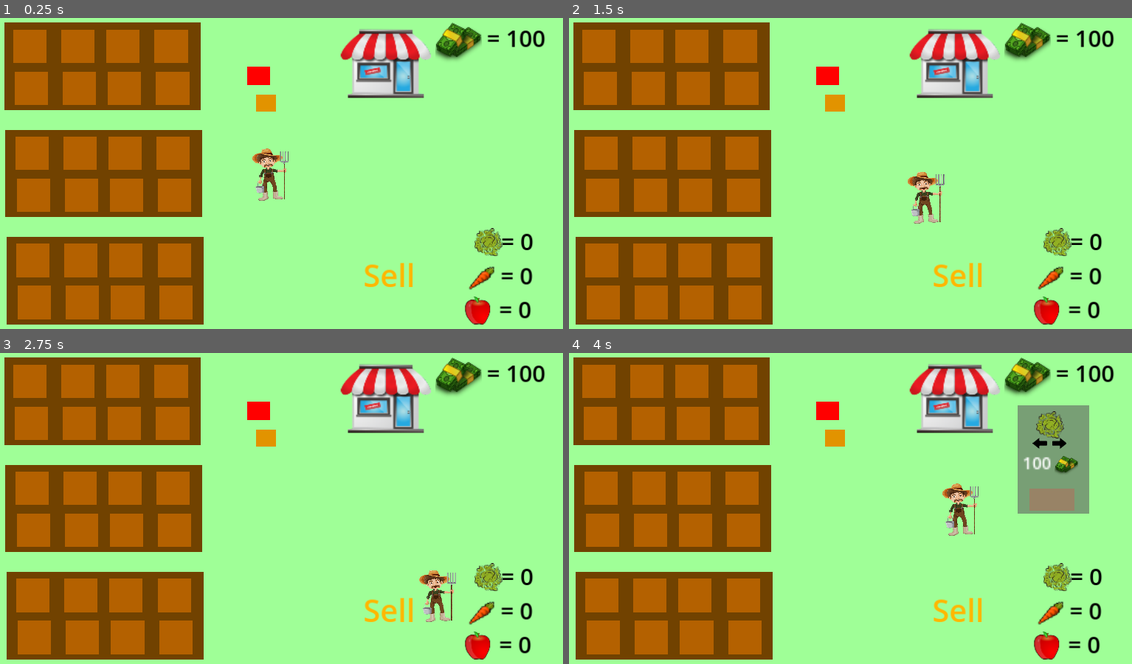
Above: before the commit, frames 1-4 (two rows, left to right).
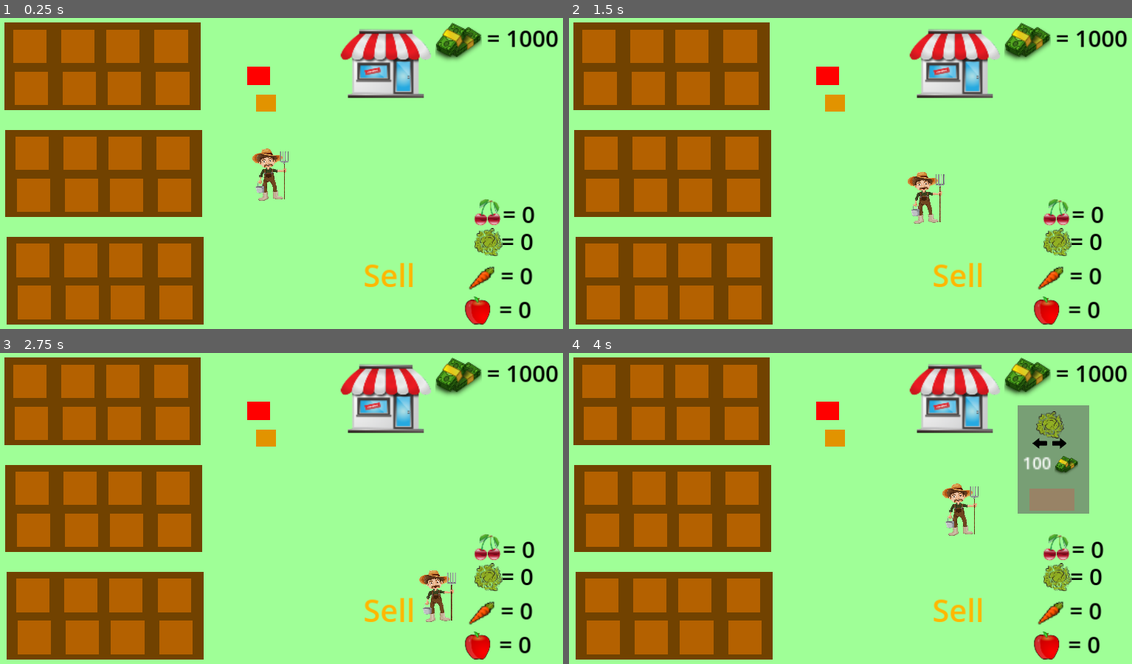
Above: after the commit, the same moments.

Repository: mirgakh/Catalyst-Toy
Game: Godot game, scene res://scenes/main.tscn
Same seed, same stepped clock (60 frames per second), same inputs: the game is played once before the commit and once after it.
Inputs (mouse positions are in pixels of both pictures, inside the frame that each line leads up to):
- Up to frame 1 (0.25 s): no input
- Up to frame 2 (1.5 s): tap Enter at 0.5 s; move the mouse to (597, 45) at 0.52 s; hold D (right) 0.53-1.28 s; click (597, 45) at 0.6 s; move the mouse to (602, 89) at 1.27 s; hold S (down) from 1.28 s (still down); click (602, 89) at 1.35 s
- Up to frame 3 (2.75 s): move the mouse to (78, 380) at 2.02 s; release S (down) at 2.03 s; hold D (right) from 2.03 s (still down); click (78, 380) at 2.1 s
- Up to frame 4 (4 s): move the mouse to (647, 424) at 2.77 s; release D (right) at 2.78 s; hold W (up) 2.78-3.53 s; click (647, 424) at 2.85 s; move the mouse to (692, 380) at 3.52 s; hold A (left) from 3.53 s (still down); click (692, 380) at 3.6 s

The runs differ from the first frame. In frame 1, 0.4% of the frame differs, in the area x 84-100%, y 4-67%; in frame 2, 0.4%; in frame 3, 0.4%; in frame 4, 0.4%.

Commit message:
cherries

Diff:
--- /dev/null
+++ b/project/scenes/cherry_seed.tscn
@@ -0,0 +1,27 @@
+[gd_scene load_steps=5 format=3 uid="uid://0nk338vua7ni"]
+
+[ext_resource type="Script" path="res://scripts/cherry_seed.gd" id="1_daw2v"]
+
+[sub_resource type="Gradient" id="Gradient_h4jhf"]
+offsets = PackedFloat32Array(0)
+colors = PackedColorArray(0.964706, 0.137255, 0.290196, 1)
+
+[sub_resource type="GradientTexture1D" id="GradientTexture1D_jky26"]
+gradient = SubResource("Gradient_h4jhf")
+
+[sub_resource type="RectangleShape2D" id="RectangleShape2D_ftd77"]
+size = Vector2(40, 34)
+
+[node name="cherry_seed" type="StaticBody2D"]
+script = ExtResource("1_daw2v")
+
+[node name="Sprite2D" type="Sprite2D" parent="."]
+scale = Vector2(0.15625, 33.75)
+texture = SubResource("GradientTexture1D_jky26")
+
+[node name="Area2D" type="Area2D" parent="."]
+
+[node name="CollisionShape2D" type="CollisionShape2D" parent="Area2D"]
+shape = SubResource("RectangleShape2D_ftd77")
+
+[connection signal="input_event" from="Area2D" to="." method="_on_area_2d_input_event"]
--- a/project/scenes/growing_zone.tscn
+++ b/project/scenes/growing_zone.tscn
@@ -1,10 +1,11 @@
-[gd_scene load_steps=10 format=3 uid="uid://dac75o0vplr25"]
+[gd_scene load_steps=11 format=3 uid="uid://dac75o0vplr25"]
 
 [ext_resource type="Script" path="res://scripts/growing_zone.gd" id="1_htke1"]
 [ext_resource type="Texture2D" uid="uid://m5r6c3amx1h0" path="res://art/Empty.png" id="2_il7q0"]
 [ext_resource type="Texture2D" uid="uid://c0ct2r0qghy7t" path="res://art/pngegg (2).png" id="3_5uqts"]
 [ext_resource type="Texture2D" uid="uid://3oftii0hk3vv" path="res://art/Apple Free.png" id="3_v07cp"]
 [ext_resource type="Texture2D" uid="uid://dc2ahlufgnrd" path="res://art/Iceberg lettuce Vegetable Salad.png" id="5_lnh4e"]
+[ext_resource type="Texture2D" uid="uid://d3c2r6n2443y4" path="res://art/Cherry Fruit Cartoon.png" id="5_wuagf"]
 
 [sub_resource type="Gradient" id="Gradient_w5hoy"]
 offsets = PackedFloat32Array(0)
@@ -44,6 +45,14 @@
 }, {
 "frames": [{
 "duration": 1.0,
+"texture": ExtResource("5_wuagf")
+}],
+"loop": true,
+"name": &"cherry",
+"speed": 5.0
+}, {
+"frames": [{
+"duration": 1.0,
 "texture": ExtResource("5_lnh4e")
 }],
 "loop": true,
@@ -80,8 +89,12 @@
 [node name="lettuceTimer" type="Timer" parent="."]
 wait_time = 5.0
 
+[node name="cherryTimer" type="Timer" parent="."]
+wait_time = 5.0
+
 [connection signal="area_entered" from="Area2D" to="." method="_on_area_2d_area_entered"]
 [connection signal="input_event" from="Area2D" to="." method="_on_area_2d_input_event"]
 [connection signal="timeout" from="CarrotTimer" to="." method="_on_carrot_timer_timeout"]
 [connection signal="timeout" from="AppleTimer" to="." method="_on_apple_timer_timeout"]
 [connection signal="timeout" from="lettuceTimer" to="." method="_on_lettuce_timer_timeout"]
+[connection signal="timeout" from="cherryTimer" to="." method="_on_cherry_timer_timeout"]
--- a/project/scenes/main.tscn
+++ b/project/scenes/main.tscn
@@ -11,6 +11,7 @@
 [ext_resource type="Texture2D" uid="uid://dc2ahlufgnrd" path="res://art/Iceberg lettuce Vegetable Salad.png" id="7_4tomd"]
 [ext_resource type="PackedScene" uid="uid://cpd07w37t46ej" path="res://scenes/apple_seed.tscn" id="7_abxn8"]
 [ext_resource type="PackedScene" uid="uid://61cpg07mwmab" path="res://scenes/sell_zone.tscn" id="7_k3gdl"]
+[ext_resource type="Texture2D" uid="uid://d3c2r6n2443y4" path="res://art/Cherry Fruit Cartoon.png" id="7_x7ygr"]
 [ext_resource type="PackedScene" uid="uid://bfxaxsgtgoydn" path="res://scenes/shop.tscn" id="10_ea7so"]
 
 [sub_resource type="SpriteFrames" id="SpriteFrames_yppqt"]
@@ -38,6 +39,14 @@
 "loop": true,
 "name": &"apple",
 "speed": 0.0
+}, {
+"frames": [{
+"duration": 1.0,
+"texture": ExtResource("7_x7ygr")
+}],
+"loop": true,
+"name": &"cherry",
+"speed": 5.0
 }, {
 "frames": [{
 "duration": 1.0,
@@ -174,6 +183,21 @@
 sprite_frames = SubResource("SpriteFrames_yppqt")
 animation = &"lettuce"
 
+[node name="cherryText" type="RichTextLabel" parent="Display"]
+offset_left = 1030.0
+offset_top = 370.0
+offset_right = 1130.0
+offset_bottom = 436.0
+theme_override_colors/default_color = Color(0, 0, 0, 1)
+theme_override_font_sizes/normal_font_size = 45
+text = " = 0"
+
+[node name="cherryIcon" type="AnimatedSprite2D" parent="Display"]
+position = Vector2(1000, 398)
+scale = Vector2(1.57482, 1.55875)
+sprite_frames = SubResource("SpriteFrames_yppqt")
+animation = &"cherry"
+
 [node name="CoinText" type="RichTextLabel" parent="Display"]
 offset_left = 999.0
 offset_top = 26.0
--- a/project/scenes/shop.tscn
+++ b/project/scenes/shop.tscn
@@ -1,9 +1,10 @@
-[gd_scene load_steps=8 format=3 uid="uid://bfxaxsgtgoydn"]
+[gd_scene load_steps=9 format=3 uid="uid://bfxaxsgtgoydn"]
 
 [ext_resource type="Script" path="res://scripts/shop.gd" id="1_ahsaf"]
 [ext_resource type="Texture2D" uid="uid://cu7net8spupxg" path="res://art/Adobe Illustrator Tutorial Logo.png" id="2_6d2hq"]
 [ext_resource type="PackedScene" uid="uid://dgmkbdreonlkp" path="res://scenes/lettuce_seed.tscn" id="3_5cn8h"]
 [ext_resource type="PackedScene" uid="uid://cjwbgmh0x6c28" path="res://scenes/shopmenu.tscn" id="4_1v8ki"]
+[ext_resource type="PackedScene" uid="uid://0nk338vua7ni" path="res://scenes/cherry_seed.tscn" id="5_oirm5"]
 
 [sub_resource type="SpriteFrames" id="SpriteFrames_7mw06"]
 animations = [{
@@ -49,5 +50,9 @@
 visible = false
 position = Vector2(-154, 116)
 
+[node name="cherry_seed" parent="." instance=ExtResource("5_oirm5")]
+visible = false
+position = Vector2(-160, 109)
+
 [connection signal="body_entered" from="Area2D" to="." method="_on_area_2d_body_entered"]
 [connection signal="body_exited" from="Area2D" to="." method="_on_area_2d_body_exited"]
--- /dev/null
+++ b/project/scripts/cherry_seed.gd
@@ -0,0 +1,23 @@
+extends StaticBody2D
+
+var selected = false
+var seed_type = 4
+
+func _ready():
+	pass
+
+
+
+func _on_area_2d_input_event(viewport, event, shape_idx):
+	if Input.is_action_just_pressed("click"):
+		Global.plantSelected = seed_type
+		selected = true
+
+func _physics_process(delta):
+	if selected:
+		global_position = lerp(global_position, get_global_mouse_position(),25 * delta)
+
+func _input(event):
+	if event is InputEventMouseButton:
+		if event.button_index == MOUSE_BUTTON_LEFT and not event.pressed:
+			selected = false
--- a/project/scripts/global.gd
+++ b/project/scripts/global.gd
@@ -5,5 +5,6 @@
 var numofcarrots = 0
 var numofapples = 0
 var numoflettuce = 0
+var numofcherries = 0
 
-var coins = 100
+var coins = 1000
--- a/project/scripts/growing_zone.gd
+++ b/project/scripts/growing_zone.gd
@@ -23,6 +23,10 @@
 			plantGrowing = true
 			$lettuceTimer.start()
 			$plant.play("lettuce")
+		if plant == 4:
+			plantGrowing = true
+			$cherryTimer.start()
+			$plant.play("cherry")
 
 	else:
 		print("plant is already growing here")
@@ -42,6 +46,11 @@
 func _on_lettuce_timer_timeout():
 	var lettuce_plant = $plant
 	if lettuce_plant.frame == 0:
+		plant_grown = true
+
+func _on_cherry_timer_timeout():
+	var cherry_plant = $plant
+	if cherry_plant.frame == 0:
 		plant_grown = true
 
 
@@ -65,3 +74,9 @@
 				plantGrowing = false
 				plant_grown = false
 				$plant.play("None")
+
+			if plant == 4:
+				Global.numofcherries += 1
+				plantGrowing = false
+				plant_grown = false
+				$plant.play("None")
--- a/project/scripts/main.gd
+++ b/project/scripts/main.gd
@@ -5,4 +5,5 @@
 	$Display/CarrotText.text = ("= " + str(Global.numofcarrots))
 	$Display/appleText.text = ("= " + str(Global.numofapples))
 	$Display/lettuceText.text = ("= " + str(Global.numoflettuce))
+	$Display/cherryText.text = ("= " + str(Global.numofcherries))
 	$Display/CoinText.text = ("= " + str(Global.coins))
--- a/project/scripts/sell_zone.gd
+++ b/project/scripts/sell_zone.gd
@@ -6,17 +6,21 @@
 		var carrots = Global.numofcarrots
 		var apples = Global.numofapples
 		var lettuce = Global.numoflettuce
+		var cherries = Global.numofcherries
 		var coins = Global.coins
 
 		coins += carrots * 5
 		coins += apples * 8
 		coins += lettuce * 10
+		coins += cherries * 15
 
 		carrots = 0
 		apples = 0
 		lettuce = 0
+		cherries = 0
 
 		Global.coins = coins
 		Global.numofcarrots = carrots
 		Global.numofapples = apples
 		Global.numoflettuce = lettuce
+		Global.numofcherries = cherries
--- a/project/scripts/shop.gd
+++ b/project/scripts/shop.gd
@@ -6,6 +6,9 @@
 func _physics_process(delta):
 	if $shopmenu.itemOwned[0] == true:
 		$lettuce_seed.visible = true
+	if $shopmenu.itemOwned[1] == true:
+		$cherry_seed.visible = true
+
 
 func _on_area_2d_body_entered(body):
 	if body.has_method("shop"):
--- a/project/scripts/shopmenu.gd
+++ b/project/scripts/shopmenu.gd
@@ -35,6 +35,7 @@
 		if Global.coins >= price:
 			if itemOwned[0] == false:
 				buy()
+
 	elif item == 2:
 		price = itemPrices[1]
 		if Global.coins >= price:
Not shown: 1 places in project/scenes/lettuce_seed.tscn that only renumber resources
Not shown: 1 places in project/scenes/main.tscn that only renumber resources
